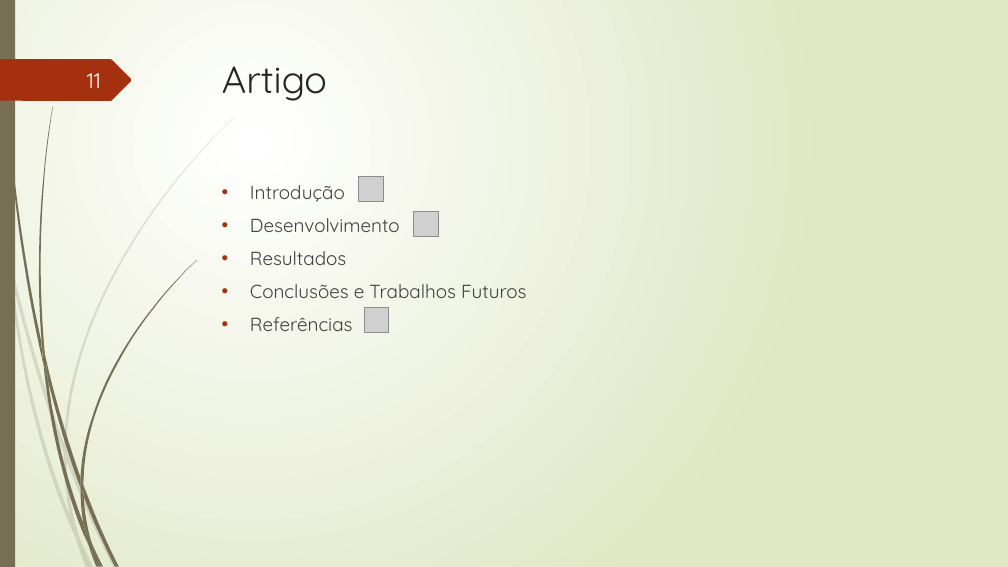
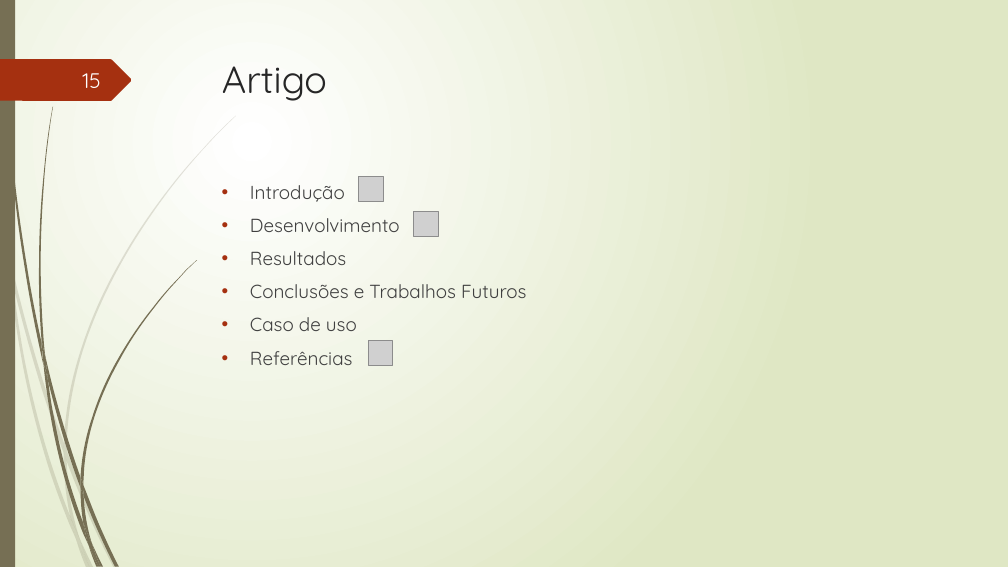
Before and after one commit to TavaresCarlos/TCC, a slide deck: slide 15 of apresentação-do-sistema/apresentação-02.pptx (slide 11 before the commit). Drawn at 1008x567 pixels with LibreOffice and Linux fonts; fonts in the diff are those of the drawing; grey boxes stand for pictures. Boxes give left, top, right and bottom in pixels: in the first picture for what was removed or moved away, otherwise in the second. Text is boxed around its words. In the diff, an @@ line names an element or a change of style, - is before the commit and + after.

```diff
--- a/apresentação-do-sistema/apresentação-02.pptx
+++ b/apresentação-do-sistema/apresentação-02.pptx
@@ page number at bbox=[82, 73, 101, 88]: text changed @@
-11
+15
@@ text at bbox=[250, 317, 357, 331]: paragraph added @@
+• Caso de uso
@@ picture: place and size @@
-picture at bbox=[364, 308, 389, 333]
+picture at bbox=[368, 341, 392, 366]
```
Also in this commit, not shown: 5 other slides changed, 9 slides added, 5 slides removed, 11 other files.
